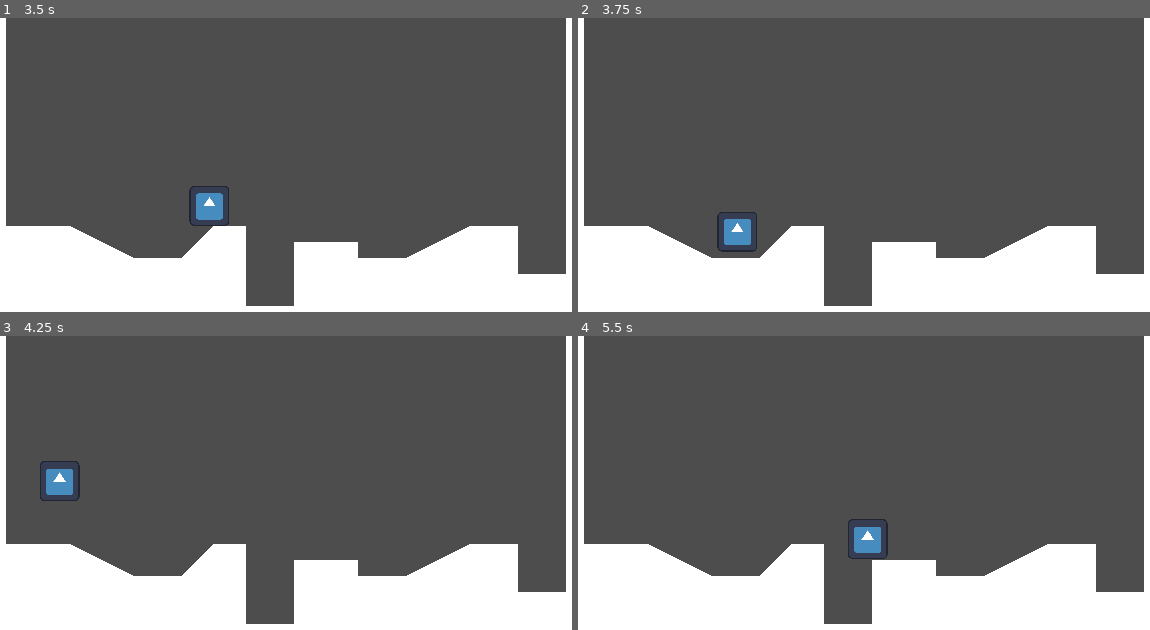
Above: before the commit, frames 1-4 (two rows, left to right).
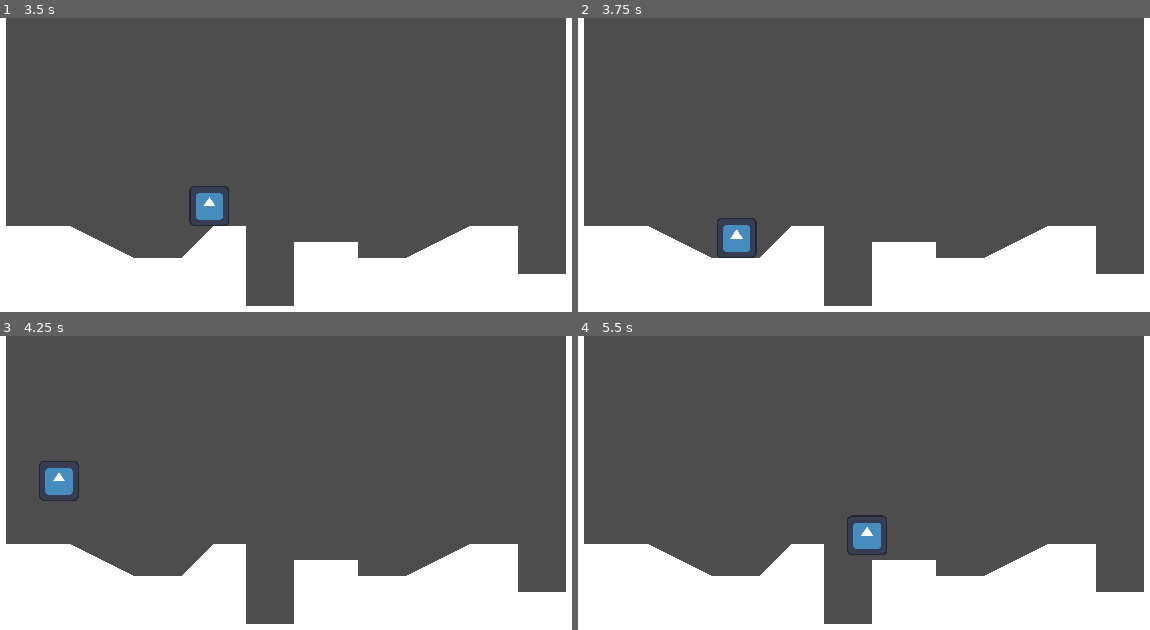
Above: after the commit, the same moments.

Repository: eronmoran/heart-platformer3
Game: Godot game, scene res://world.tscn
Two runs of this game, one before a commit and one after it. Both use one fixed random seed, a clock stepped at 60 frames per second and the inputs below. The engine's default icon, where the game draws it, is replaced by a stand-in: a white triangle on a blue panel in a dark square.
Inputs:
- Up to frame 1 (3.5 s): tap Enter (ui_accept) at 0.5, 0.77, 1.52, 3.02 s; hold Right (ui_right) 0.53-2.03 s; hold Left (ui_left) from 2.03 s (still down)
- Up to frame 2 (3.75 s): keep holding Left (ui_left)
- Up to frame 3 (4.25 s): keep holding Left (ui_left); tap Enter (ui_accept) at 3.77 s
- Up to frame 4 (5.5 s): release Left (ui_left) at 4.28 s; hold Right (ui_right) from 4.28 s (still down); tap Enter (ui_accept) at 4.52 s

Frame 1 is identical in both runs. In frame 2, 0.4% of the frame differs, in the area x 24-32%, y 65-82%; in frame 3, 0.1%; in frame 4, 0.4%.

Commit message:
player jumps

Diff:
--- a/Heart Platformer/player.tscn
+++ b/Heart Platformer/player.tscn
@@ -6,6 +6,7 @@
 [sub_resource type="RectangleShape2D" id="RectangleShape2D_kw2a4"]
 
 [node name="Player" type="CharacterBody2D"]
+floor_snap_length = 2.0
 script = ExtResource("1_8s35e")
 
 [node name="Sprite2D" type="Sprite2D" parent="."]
